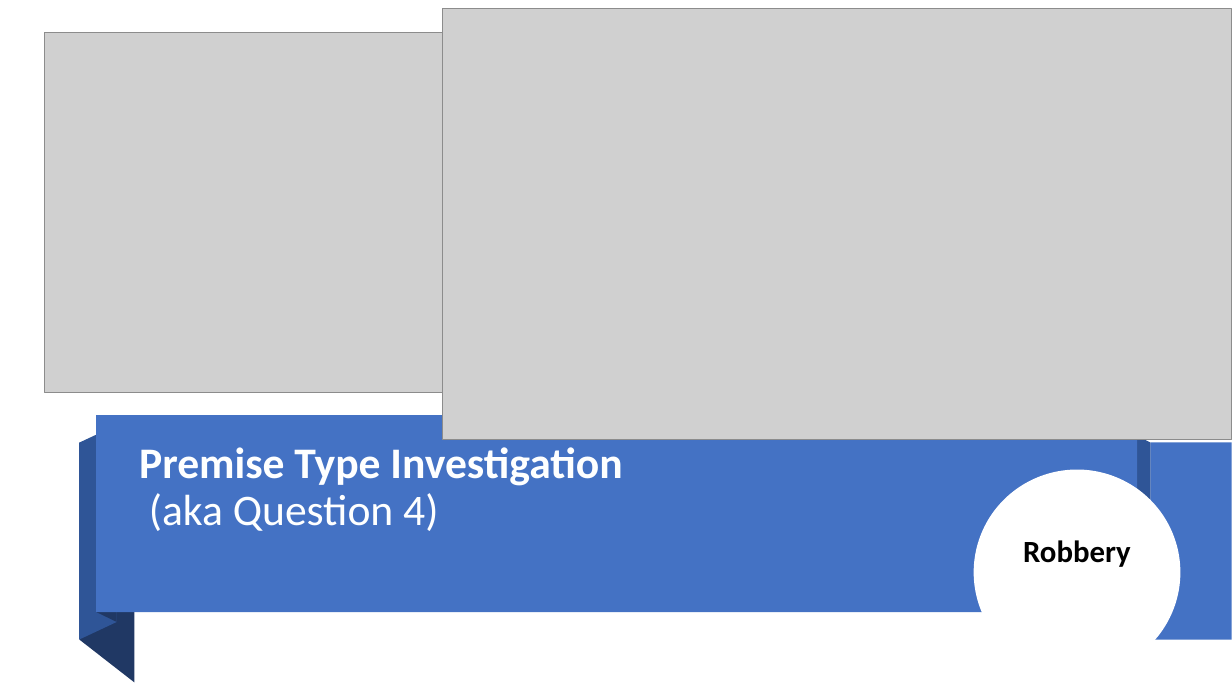
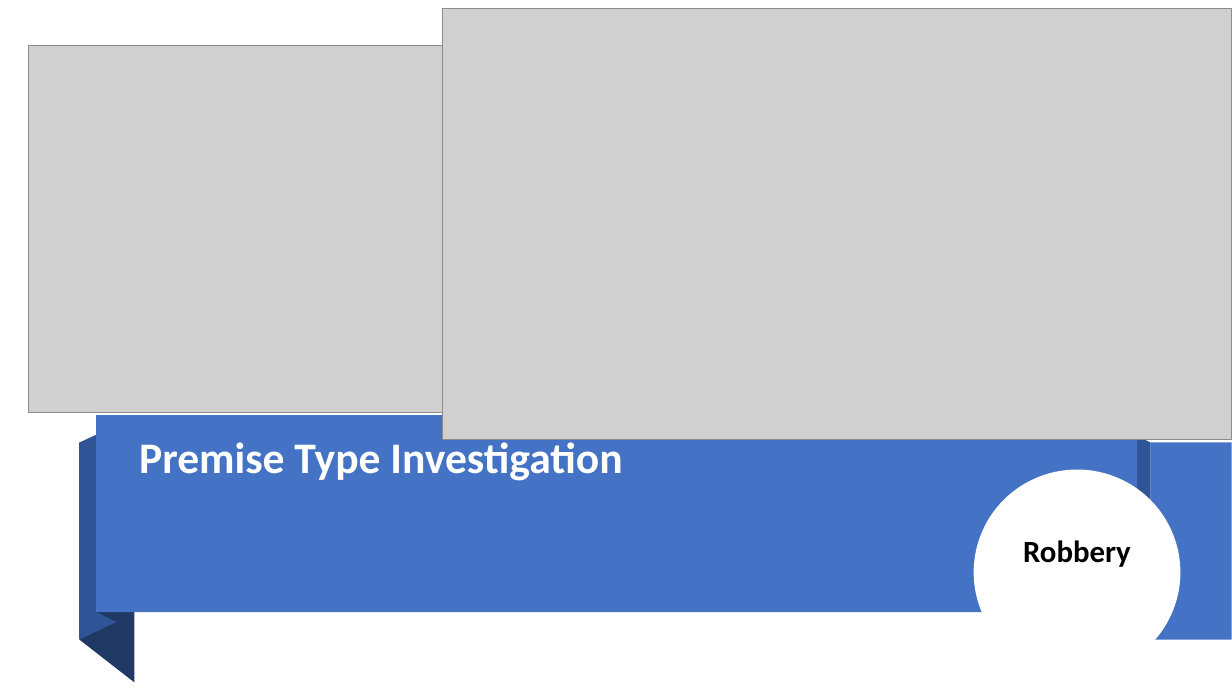
Before and after one commit to neha-nayeem/Project-01, a slide deck: slide 16 of Presentation - Project 01.pptx. Drawn at 1232x693 pixels with LibreOffice and Linux fonts; fonts in the diff are those of the drawing; grey boxes stand for pictures. Boxes give left, top, right and bottom in pixels: in the first picture for what was removed or moved away, otherwise in the second. Text is boxed around its words. In the diff, an @@ line names an element or a change of style, - is before the commit and + after.

```diff
--- a/Presentation - Project 01.pptx
+++ b/Presentation - Project 01.pptx
@@ picture: place and size @@
-picture at (44,32,476,392)
+picture at (29,45,455,413)
@@ title at (139,437,622,481): text changed @@
-Premise Type Investigation
-(aka Question 4)
+Premise Type Investigation
```
Also in this commit, not shown: 17 other slides changed.
